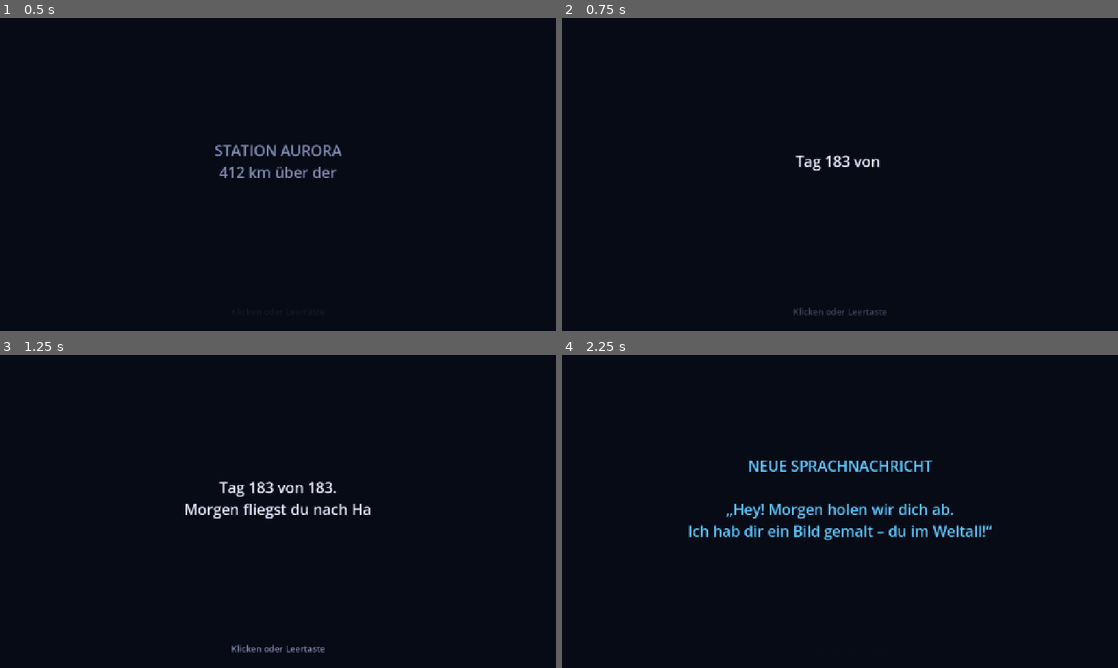
Above: before the commit, frames 1-4 (two rows, left to right).
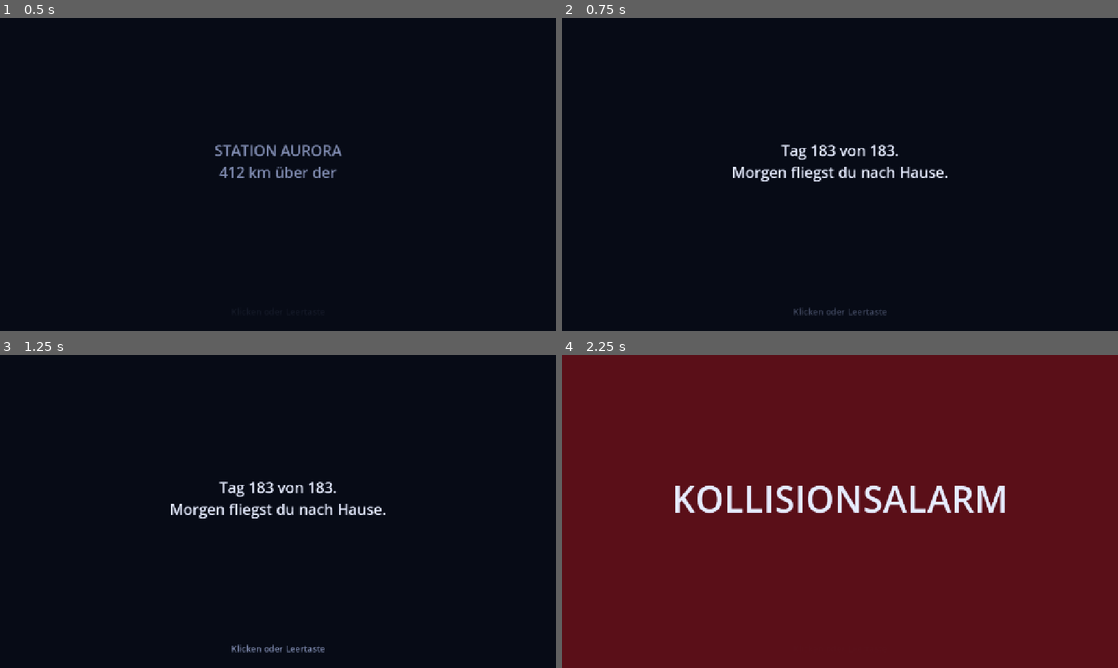
Above: after the commit, the same moments.

Repository: Isaac-davila/jku-space
Game: Godot game, scene res://scenes/intro/intro.tscn
Same seed, same stepped clock (60 frames per second), same inputs: the game is played once before the commit and once after it.
Inputs (mouse positions are in pixels of both pictures, inside the frame that each line leads up to):
- Up to frame 1 (0.5 s): no input
- Up to frame 2 (0.75 s): tap Enter at 0.5 s; move the mouse to (962, 158) at 0.52 s; hold D (move_right) from 0.53 s (still down); hold Space (interact) from 0.53 s (still down); click (962, 158) at 0.67 s
- Up to frame 3 (1.25 s): keep holding D (move_right); keep holding Space (interact)
- Up to frame 4 (2.25 s): move the mouse to (728, 527) at 1.27 s; release D (move_right) at 1.28 s; release Space (interact) at 1.28 s; hold S (move_down) 1.28-2.03 s; tap E at 1.35 s; click (728, 527) at 1.42 s; move the mouse to (895, 442) at 2.02 s; hold D (move_right) from 2.03 s (still down); tap Enter at 2.1 s; click (895, 442) at 2.17 s

Frame 1 is identical in both runs. In frame 2, 1.4% of the frame differs, in the area x 30-70%, y 40-53%; in frame 3, 0.9%; in frame 4, 100%, in the area x 0-100%, y 0-100%.

Commit message:
Fix: Intro/Ende schalten wieder per Klick/Tippen weiter (Control schluckte Mausklicks)
Co-Authored-By: Claude Opus 5.5 <noreply@anthropic.com>
Claude-Session: https://claude.ai/code/session_01QXFXsQhGLuei6RznqMua8p

Diff:
--- a/core/story_screen.gd
+++ b/core/story_screen.gd
@@ -37,6 +37,8 @@
 
 func _ready() -> void:
 	set_anchors_preset(Control.PRESET_FULL_RECT)
+	# WICHTIG: sonst "schluckt" dieses Control jeden Klick/Tipp und _unhandled_input bekommt ihn nie
+	mouse_filter = Control.MOUSE_FILTER_IGNORE
 	_bg = ColorRect.new()
 	_bg.color = Pal.BG
 	_bg.size = VIEW
